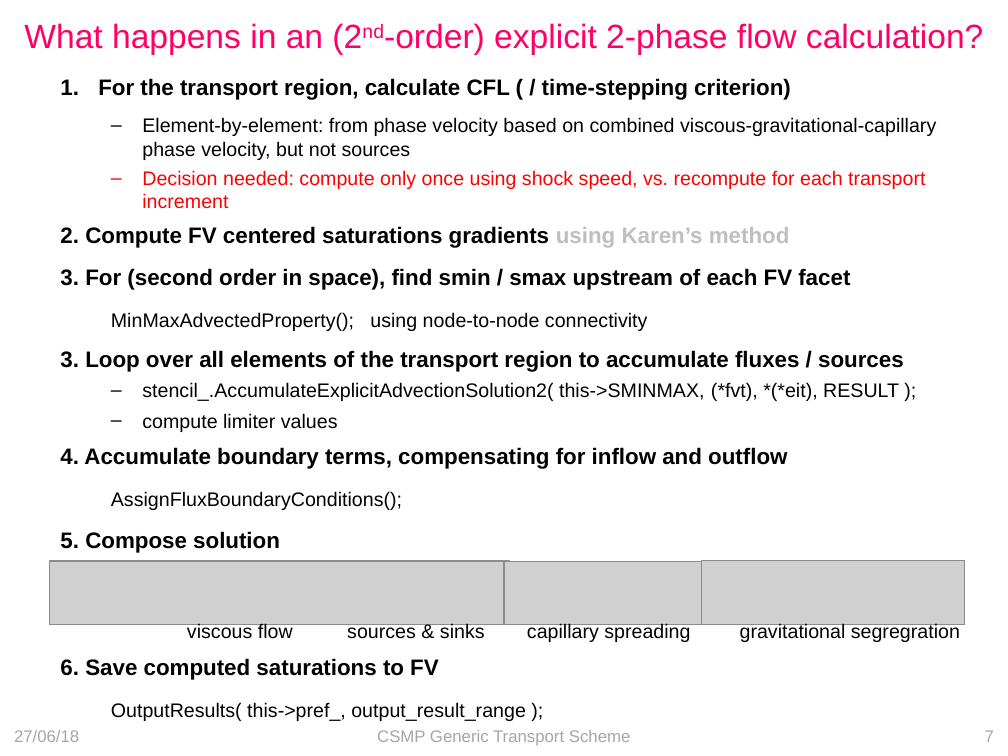
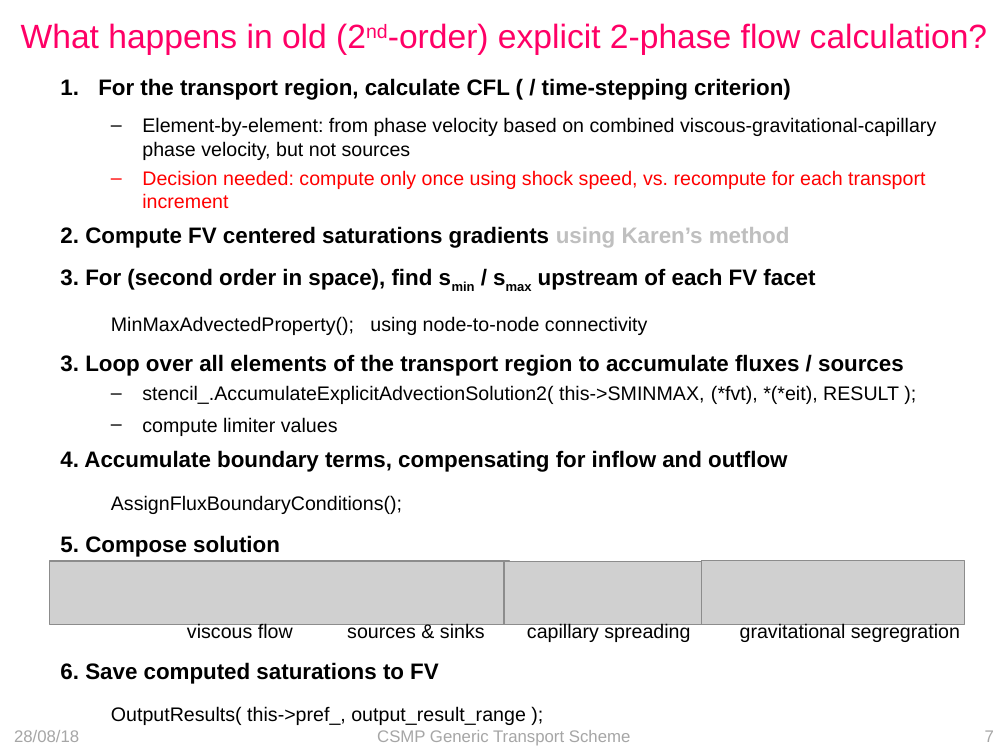
Before and after one commit to openCSMP/openCSMP, a slide deck: slide 7 of doc/SKM2018_Melbourne_transport_scheme.pptx. Drawn at 1008x756 pixels with LibreOffice and Linux fonts; fonts in the diff are those of the drawing; grey boxes stand for pictures. Boxes give left, top, right and bottom in pixels: in the first picture for what was removed or moved away, otherwise in the second. Text is boxed around its words. In the diff, an @@ line names an element or a change of style, - is before the commit and + after.

```diff
--- a/doc/SKM2018_Melbourne_transport_scheme.pptx
+++ b/doc/SKM2018_Melbourne_transport_scheme.pptx
@@ title at [21, 23, 987, 55]: text changed @@
-What happens in an (2nd-order) explicit 2-phase flow calculation?
+What happens in old (2nd-order) explicit 2-phase flow calculation?
@@ text at [60, 268, 815, 290]: now subscript in "smin smax" @@
@@ text at [14, 730, 79, 742]: text changed @@
-27/06/18
+28/08/18
```
Also in this commit, not shown: 70 other slides changed, 16 other files.
